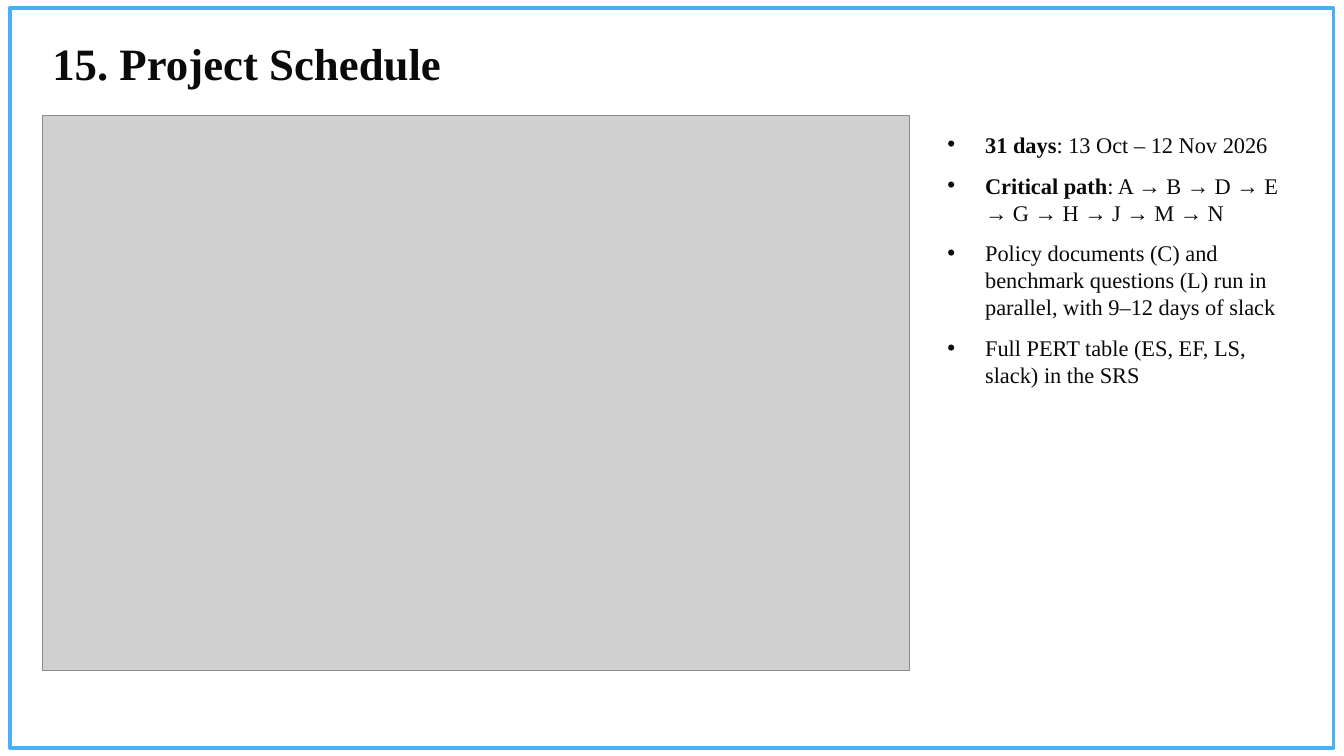
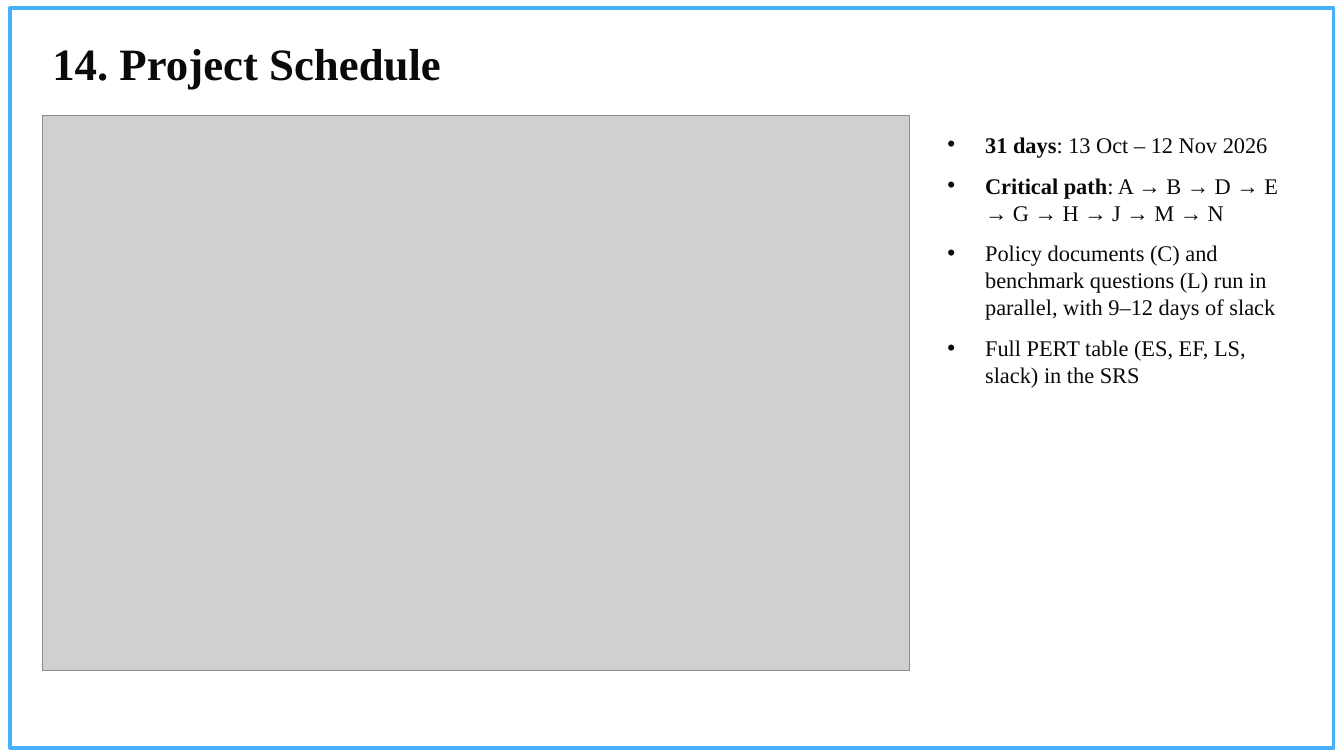
Before and after one commit to ankurkarn20/campus-gpt, a slide deck: slide 16 of docs/slides/CampusGPT_Major_Project.pptx (slide 17 before the commit). Drawn at 1344x756 pixels with LibreOffice and Linux fonts; fonts in the diff are those of the drawing; grey boxes stand for pictures; background and template pictures are left out. Boxes give left, top, right and bottom in pixels: in the first picture for what was removed or moved away, otherwise in the second. Text is boxed around its words. In the diff, an @@ line names an element or a change of style, - is before the commit and + after.

```diff
--- a/docs/slides/CampusGPT_Major_Project.pptx
+++ b/docs/slides/CampusGPT_Major_Project.pptx
@@ title at [52,49,441,89]: text changed @@
-15. Project Schedule
+14. Project Schedule
```
Also in this commit, not shown: 4 other slides changed, 1 slide removed, 1 other file.
